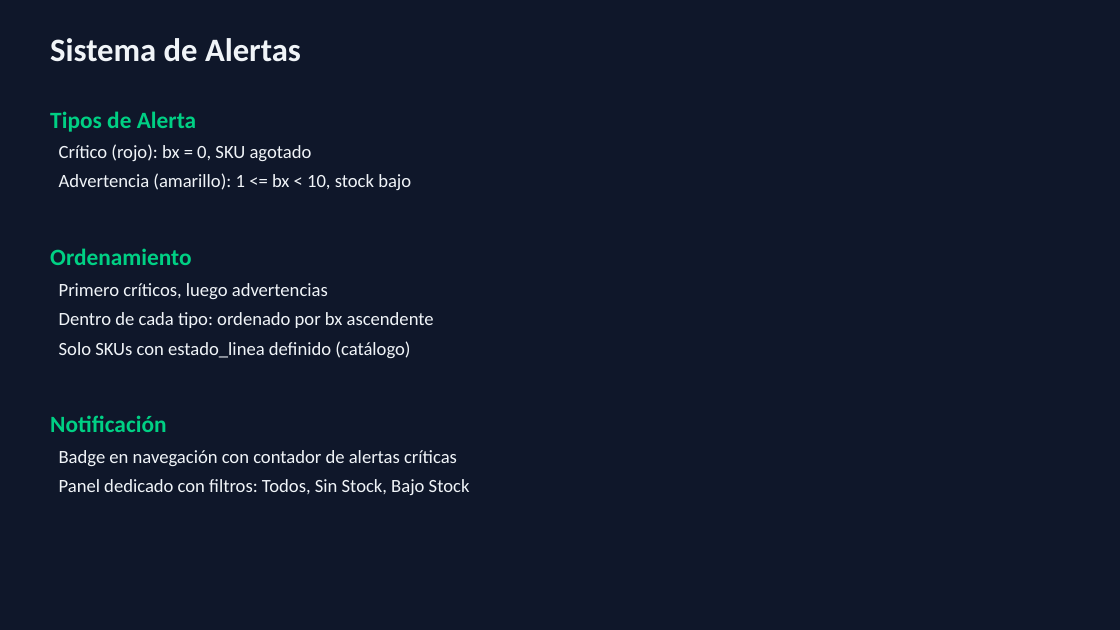
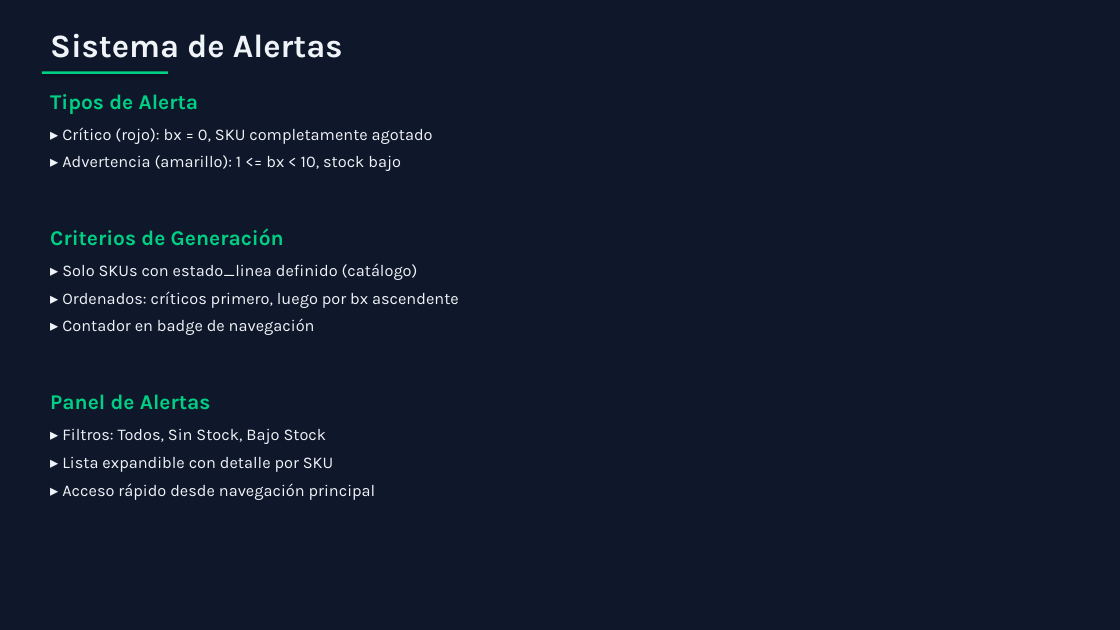
Before and after one commit to carloscus/g360-stock-reporter, a slide deck: slide 17 of StockPulse_Manual_Tecnico.pptx. Drawn at 1120x630 pixels with LibreOffice and Linux fonts; fonts in the diff are those of the drawing. Boxes give left, top, right and bottom in pixels: in the first picture for what was removed or moved away, otherwise in the second. Text is boxed around its words. In the diff, an @@ line names an element or a change of style, - is before the commit and + after.

Commit message:
docs: improved PPTX design with better typography and spacing

```diff
--- a/StockPulse_Manual_Tecnico.pptx
+++ b/StockPulse_Manual_Tecnico.pptx
@@ text "Sistema de Alertas" at bbox=[50, 33, 343, 58]: font Calibri to Karla @@
@@ text "Tipos de Alerta": place and size @@
-text "Tipos de Alerta" at bbox=[50, 111, 470, 495]
+text "Tipos de Alerta" at bbox=[50, 94, 459, 500]
@@ rectangle added at bbox=[42, 71, 168, 74], fill #00D084 @@
@@ text at bbox=[50, 94, 198, 114]: size 20 to 18 pt, font Calibri to Karla in "Tipos de Alerta"; more space between paragraphs @@
@@ text at bbox=[50, 127, 459, 500]: text changed; size 16 to 14 pt; font Calibri to Karla @@
-Crítico (rojo): bx = 0, SKU agotado
-Advertencia (amarillo): 1 <= bx < 10, stock bajo
-Ordenamiento
-Primero críticos, luego advertencias
-Dentro de cada tipo: ordenado por bx ascendente
-Solo SKUs con estado_linea definido (catálogo)
-Notificación
-Badge en navegación con contador de alertas críticas
-Panel dedicado con filtros: Todos, Sin Stock, Bajo Stock
+▸ Crítico (rojo): bx = 0, SKU completamente agotado
+▸ Advertencia (amarillo): 1 <= bx < 10, stock bajo
+Criterios de Generación
+▸ Solo SKUs con estado_linea definido (catálogo)
+▸ Ordenados: críticos primero, luego por bx ascendente
+▸ Contador en badge de navegación
+Panel de Alertas
+▸ Filtros: Todos, Sin Stock, Bajo Stock
+▸ Lista expandible con detalle por SKU
+▸ Acceso rápido desde navegación principal
```
Also in this commit, not shown: 25 other slides changed, 1 other file.
